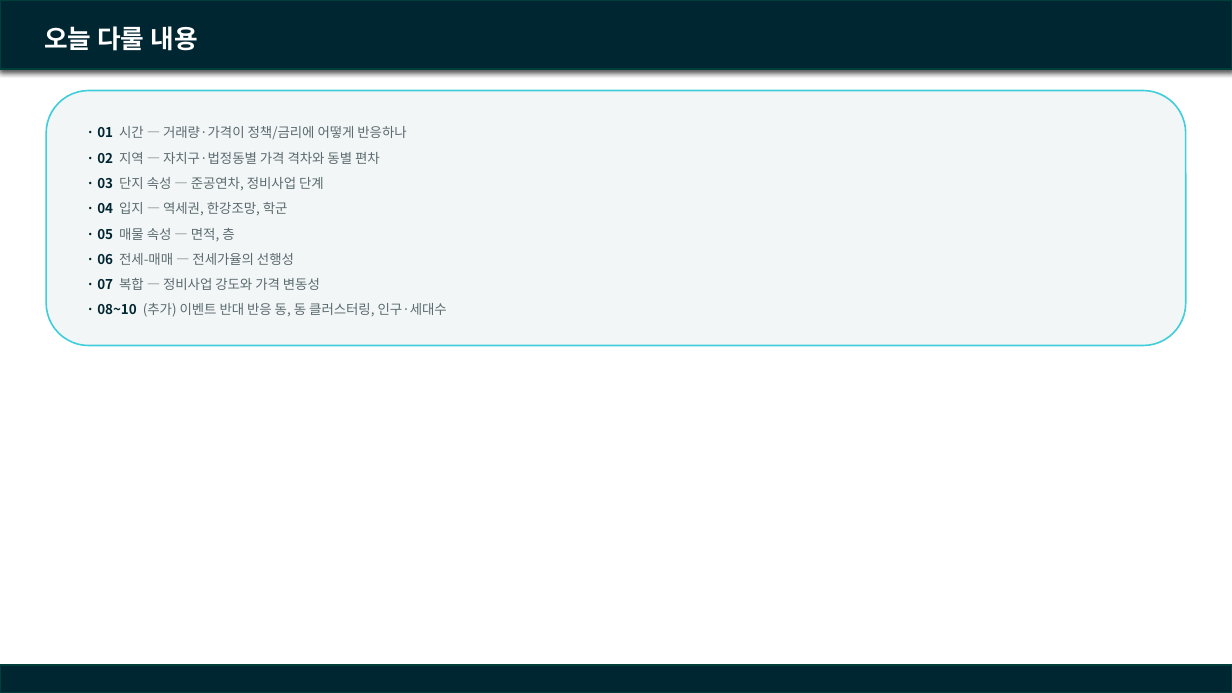
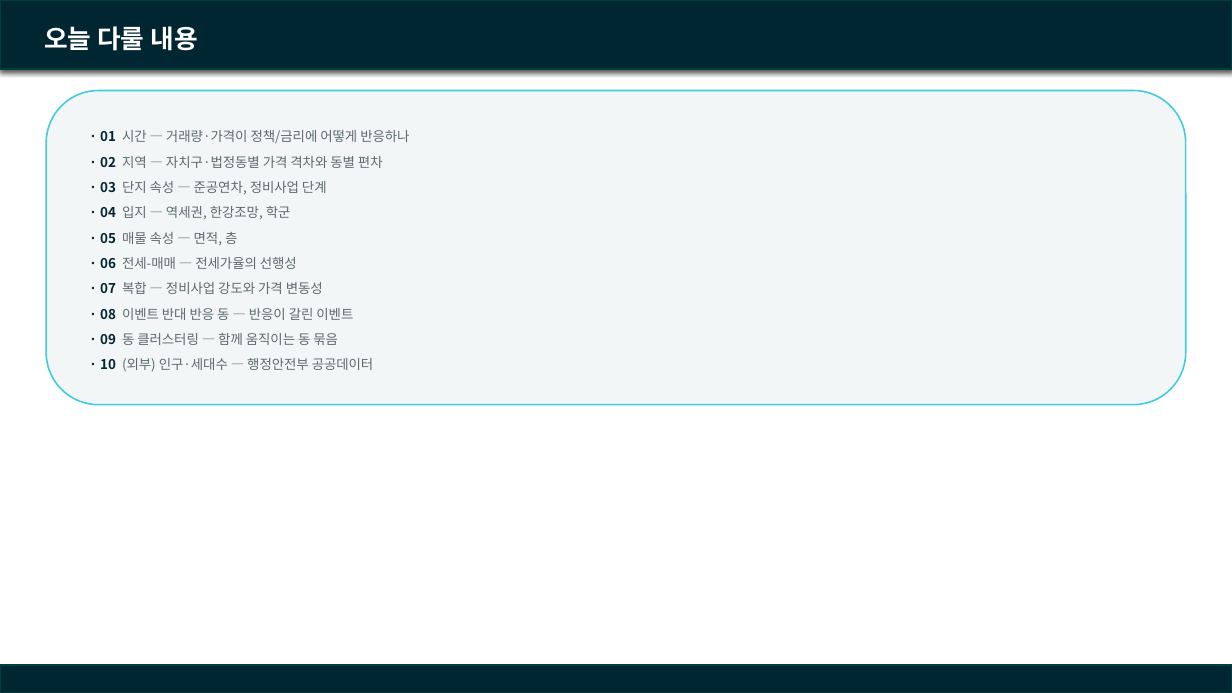
Before and after one commit to SunooJ-KR/Boomingup, a slide deck: slide 2 of eda/docs/260916_team_meeting.pptx. Drawn at 1232x693 pixels with LibreOffice and Linux fonts; fonts in the diff are those of the drawing; background and template pictures are left out. Boxes give left, top, right and bottom in pixels: in the first picture for what was removed or moved away, otherwise in the second. Text is boxed around its words. In the diff, an @@ line names an element or a change of style, - is before the commit and + after.

Commit message:
docs(eda): "(추가)" 라벨 제거, 외부데이터만 "(외부)"로 명시
08~09번(이벤트 반대 반응 동, 동 클러스터링)은 팀 데이터베이스로 분석한
최종 결과라 "(추가)" 라벨을 뗐다. 10번(인구·세대수)만 실제로 외부
공공데이터를 썼으므로 "(외부)"로 명확히 구분했다. 목차 슬라이드도
"08~10"으로 뭉뚱그리지 않고 08/09/10을 각각 표시하도록 고쳤다.

```diff
--- a/eda/docs/260916_team_meeting.pptx
+++ b/eda/docs/260916_team_meeting.pptx
@@ rounded rectangle "· 01 시간 — 거래량·가격이 ...": place and size @@
-rounded rectangle "· 01 시간 — 거래량·가격이 ..." at <box>46,91,1186,346</box>
+rounded rectangle "· 01 시간 — 거래량·가격이 ..." at <box>46,91,1186,405</box>
@@ text in rounded rectangle at <box>100,308,374,372</box>: text changed @@
-· 08~10 (추가) 이벤트 반대 반응 동, 동 클러스터링, 인구·세대수
+· 08 이벤트 반대 반응 동 — 반응이 갈린 이벤트
+· 09 동 클러스터링 — 함께 움직이는 동 묶음
+· 10 (외부) 인구·세대수 — 행정안전부 공공데이터
```
Also in this commit, not shown: 5 other slides changed, 1 other file.
